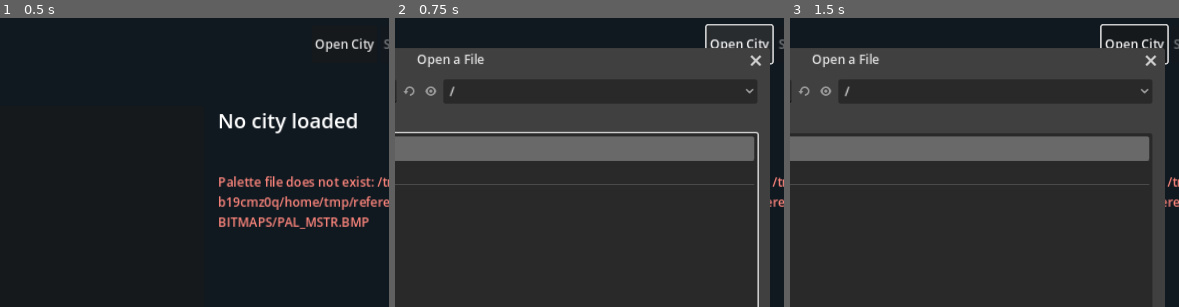
Above: before the commit, frames 1-3 (left to right).
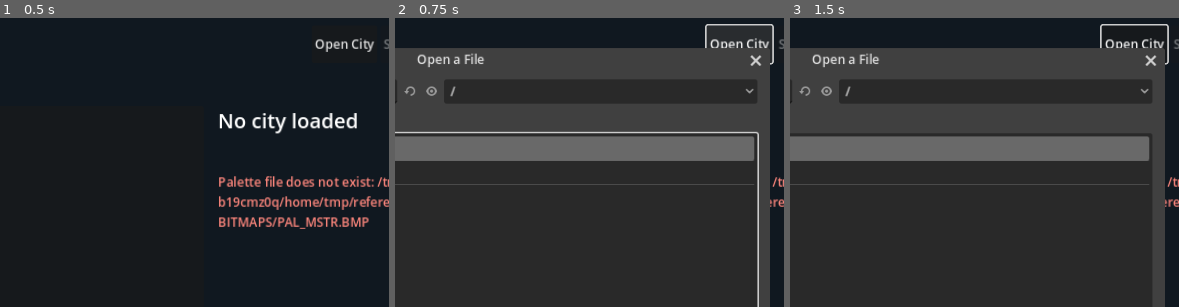
Above: after the commit, the same moments.

Repository: nicholas-ochoa/OpenSC2K
Game: Godot game, scene res://main.tscn
Two runs of this game, one before a commit and one after it. Both use one fixed random seed, a clock stepped at 60 frames per second and the inputs below.
Inputs (mouse positions are % of the whole screen's width and height, from its top left):
- Up to frame 1 (0.5 s): no input
- Up to frame 2 (0.75 s): click "Open City" at 0.5 s
- Up to frame 3 (1.5 s): click (35, 81) at 1.27 s; type "12" at 1.35 s
The pictures show only the part of the screen within x 42-92%, y 0-50%; the shares and areas given below are measured in that part.

Frame 1 is identical in both runs. In frame 2, 0.1% of the frame differs, in the area x 2-16%, y 23-27%; in frame 3, 0.1%.

Commit message:
zoning and undo

Diff:
--- a/game/src/model/city_state.gd
+++ b/game/src/model/city_state.gd
@@ -140,6 +140,16 @@
 	if not document.find_chunk("XZON").set_decoded_payload(changed):
 		return false
 	zones = changed
+	return true
+
+
+func replace_zones(value: PackedByteArray) -> bool:
+	if value.size() != TILE_COUNT:
+		return false
+	var chunk := document.find_chunk("XZON")
+	if chunk == null or not chunk.set_decoded_payload(value):
+		return false
+	zones = value.duplicate()
 	return true
 
 
--- /dev/null
+++ b/game/src/tools/zone_command.gd
@@ -0,0 +1,134 @@
+class_name ZoneCommand
+extends RefCounted
+
+const GROUP_PORTS := 8
+const GROUP_RESIDENTIAL := 9
+const GROUP_COMMERCIAL := 10
+const GROUP_INDUSTRIAL := 11
+const FLAG_WATER := 0x04
+const FIRST_ROAD := 0x1d
+const FIRST_DEVELOPED_BUILDING := 0x70
+const RADIOACTIVITY := 0x05
+const SMALL_PARK := 0x0d
+const MILITARY_ZONE := 0x07
+
+const ZONE_TYPES := {
+	GROUP_PORTS: [9, 8],
+	GROUP_RESIDENTIAL: [1, 2],
+	GROUP_COMMERCIAL: [3, 4],
+	GROUP_INDUSTRIAL: [5, 6],
+}
+
+
+static func apply_rectangle(
+	city: CityState, group_index: int, subtool_index: int, start: Vector2i, finish: Vector2i
+) -> Dictionary:
+	if city == null or not city.is_valid():
+		return {"ok": false, "error": "city is invalid"}
+	if not _point_is_valid(start) or not _point_is_valid(finish):
+		return {"ok": false, "error": "zone rectangle is outside the city"}
+	if city.tile_flags[city.index_of(start.x, start.y)] & FLAG_WATER:
+		return {"ok": false, "error": "a zone drag cannot start on water"}
+	var tool := ToolCatalog.tool(group_index, subtool_index)
+	if tool.is_empty() or not ZONE_TYPES.has(group_index):
+		return {"ok": false, "error": "tool is not a zoning tool"}
+	var zone_types: Array = ZONE_TYPES[group_index]
+	if subtool_index < 0 or subtool_index >= zone_types.size():
+		return {"ok": false, "error": "zoning subtool is out of range"}
+	var zone_type: int = zone_types[subtool_index]
+	var minimum := Vector2i(mini(start.x, finish.x), mini(start.y, finish.y))
+	var maximum := Vector2i(maxi(start.x, finish.x), maxi(start.y, finish.y))
+	var changed := city.zones.duplicate()
+	var tile_indices := PackedInt32Array()
+	var previous_values := PackedByteArray()
+	for x in range(minimum.x, maximum.x + 1):
+		for y in range(minimum.y, maximum.y + 1):
+			var index := city.index_of(x, y)
+			if not _tile_is_eligible(city, index):
+				continue
+			if (changed[index] & 0x0f) == zone_type:
+				continue
+			tile_indices.append(index)
+			previous_values.append(changed[index])
+			changed[index] = (changed[index] & 0xf0) | zone_type
+	if tile_indices.is_empty():
+		return {"ok": false, "error": "no eligible tiles would change"}
+	var cost: int = tile_indices.size() * int(tool.cost)
+	var previous_funds := city.funds()
+	if previous_funds < cost:
+		return {"ok": false, "error": "insufficient funds", "cost": cost}
+	if not city.replace_zones(changed):
+		return {"ok": false, "error": "cannot store updated XZON data"}
+	if not city.set_funds(previous_funds - cost):
+		city.replace_zones(_restore_values(changed, tile_indices, previous_values))
+		return {"ok": false, "error": "cannot store the updated city funds"}
+	return {
+		"ok": true,
+		"group_index": group_index,
+		"subtool_index": subtool_index,
+		"zone_type": zone_type,
+		"tile_indices": tile_indices,
+		"previous_values": previous_values,
+		"new_values": _values_at(changed, tile_indices),
+		"previous_funds": previous_funds,
+		"cost": cost,
+		"error": "",
+	}
+
+
+static func undo(city: CityState, command: Dictionary) -> Dictionary:
+	if city == null or not city.is_valid():
+		return {"ok": false, "error": "city is invalid"}
+	if not command.get("ok", false):
+		return {"ok": false, "error": "zone command is invalid"}
+	var indices: PackedInt32Array = command.get("tile_indices", PackedInt32Array())
+	var previous: PackedByteArray = command.get("previous_values", PackedByteArray())
+	var expected: PackedByteArray = command.get("new_values", PackedByteArray())
+	if indices.size() != previous.size() or indices.size() != expected.size():
+		return {"ok": false, "error": "zone undo data has the wrong size"}
+	for position in indices.size():
+		if city.zones[indices[position]] != expected[position]:
+			return {"ok": false, "error": "city changed after this zone command"}
+	var current := city.zones.duplicate()
+	var restored := _restore_values(current, indices, previous)
+	var current_funds := city.funds()
+	if not city.replace_zones(restored):
+		return {"ok": false, "error": "cannot restore XZON data"}
+	if not city.set_funds(int(command.previous_funds)):
+		city.replace_zones(current)
+		city.set_funds(current_funds)
+		return {"ok": false, "error": "cannot restore city funds"}
+	return {"ok": true, "restored_tiles": indices.size(), "error": ""}
+
+
+static func _tile_is_eligible(city: CityState, index: int) -> bool:
+	var building := city.buildings[index]
+	return (
+		not city.tile_flags[index] & FLAG_WATER
+		and city.terrain[index] == 0
+		and building < FIRST_ROAD
+		and building < FIRST_DEVELOPED_BUILDING
+		and building != RADIOACTIVITY
+		and building != SMALL_PARK
+		and (city.zones[index] & 0x0f) != MILITARY_ZONE
+	)
+
+
+static func _point_is_valid(point: Vector2i) -> bool:
+	return point.x >= 0 and point.x < CityState.MAP_SIZE and point.y >= 0 and point.y < CityState.MAP_SIZE
+
+
+static func _restore_values(
+	data: PackedByteArray, indices: PackedInt32Array, values: PackedByteArray
+) -> PackedByteArray:
+	var result := data.duplicate()
+	for position in indices.size():
+		result[indices[position]] = values[position]
+	return result
+
+
+static func _values_at(data: PackedByteArray, indices: PackedInt32Array) -> PackedByteArray:
+	var result := PackedByteArray()
+	for index in indices:
+		result.append(data[index])
+	return result
--- a/game/tests/test_runner.gd
+++ b/game/tests/test_runner.gd
@@ -17,6 +17,7 @@
 const Graphs = preload("res://src/simulation/graph_history.gd")
 const Simulation = preload("res://src/simulation/simulation_engine.gd")
 const Tools = preload("res://src/tools/tool_catalog.gd")
+const Zones = preload("res://src/tools/zone_command.gd")
 
 var failures := 0
 var checks := 0
@@ -44,6 +45,7 @@
 	_test_modified_save(reference_root)
 	_test_map_edits(reference_root)
 	_test_tool_catalog()
+	_test_zone_command(reference_root)
 
 	if failures == 0:
 		print("PASS: %d checks" % checks)
@@ -632,6 +634,47 @@
 	_check(Tools.tool(0, 12).is_empty(), "Tool catalog rejects an invalid subtool")
 
 
+func _test_zone_command(reference_root: String) -> void:
+	var document := Sc2Document.load_path(reference_root.path_join("DEFAULT.SC2"))
+	for chunk_id in ["XBLD", "XTER", "XZON", "XBIT"]:
+		_check(
+			document.find_chunk(chunk_id).set_decoded_payload(_filled_bytes(128 * 128, 0)),
+			"Zone command test clears %s" % chunk_id
+		)
+	var buildings := document.find_chunk("XBLD").decoded_payload.duplicate()
+	buildings[11 * 128 + 11] = 0x1d
+	_check(document.find_chunk("XBLD").set_decoded_payload(buildings), "Zone test places a road")
+	var flags := document.find_chunk("XBIT").decoded_payload.duplicate()
+	flags[12 * 128 + 12] = 0x04
+	_check(document.find_chunk("XBIT").set_decoded_payload(flags), "Zone test places water")
+	var zones := document.find_chunk("XZON").decoded_payload.duplicate()
+	zones[10 * 128 + 10] = 0xa0
+	zones[12 * 128 + 11] = 0x07
+	_check(document.find_chunk("XZON").set_decoded_payload(zones), "Zone test installs corner and military bits")
+	_check(document.set_misc_i32(0x14, 100), "Zone test sets city funds")
+	var city := CityModel.from_document(document)
+	var command := Zones.apply_rectangle(city, 9, 0, Vector2i(10, 10), Vector2i(12, 12))
+	_check(command.ok, "Residential zone rectangle applies: %s" % command.error)
+	if not command.ok:
+		return
+	_check(command.zone_type == 1, "Light residential maps to zone type one")
+	_check(command.tile_indices.size() == 6, "Zone command skips road, water, and military tiles")
+	_check(command.cost == 30 and city.funds() == 70, "Zone command charges per changed tile")
+	_check(city.zones[10 * 128 + 10] == 0xa1, "Zone command preserves building-corner bits")
+	_check(city.zone_id(11, 11) == 0, "Zone command leaves a road unchanged")
+	_check(city.zone_id(12, 12) == 0, "Zone command leaves water unchanged")
+	_check(city.zone_id(12, 11) == 7, "Zone command leaves a military zone unchanged")
+	var undo := Zones.undo(city, command)
+	_check(undo.ok and undo.restored_tiles == 6, "Zone command undo restores all changed tiles")
+	_check(city.funds() == 100, "Zone command undo restores funds")
+	_check(city.zones[10 * 128 + 10] == 0xa0, "Zone command undo restores original XZON bytes")
+	var later := Zones.apply_rectangle(city, 11, 1, Vector2i(10, 10), Vector2i(12, 12))
+	_check(later.ok, "Later zoning command succeeds")
+	_check(later.cost == 60, "Later zoning command uses changed-tile cost")
+	var stale := Zones.undo(city, command)
+	_check(not stale.ok, "Undo rejects a command after later zone changes")
+
+
 func _files_with_extension(directory: String, extension: String) -> PackedStringArray:
 	var paths := PackedStringArray()
 	for filename in DirAccess.get_files_at(directory):
Not shown, added: game/src/tools/zone_command.gd.uid
